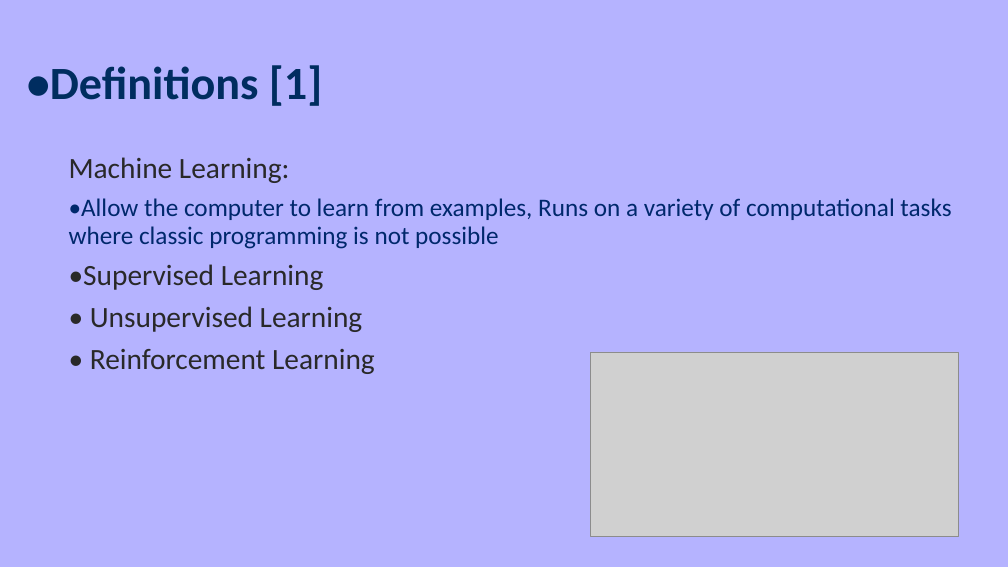
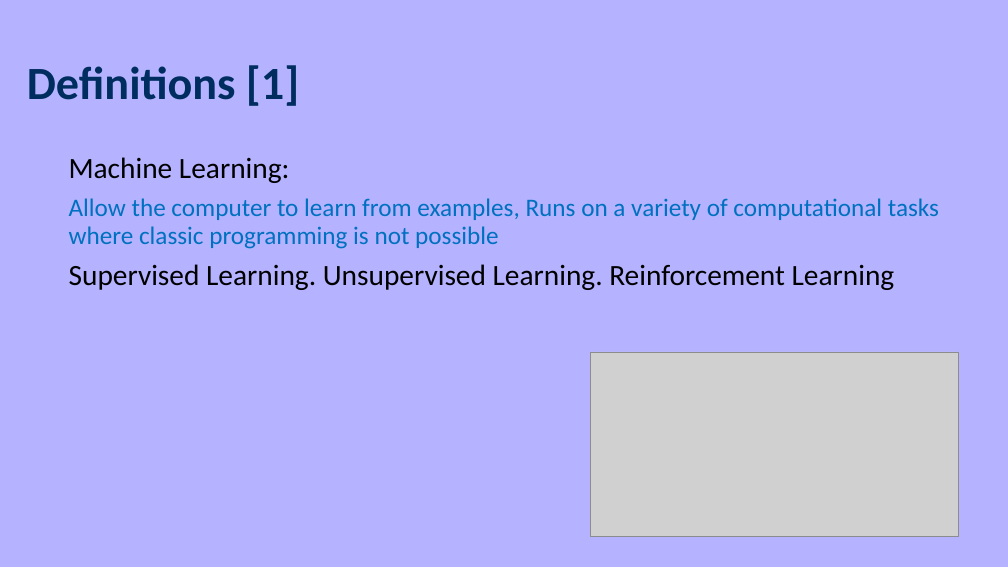
Before and after one commit to moran-abitbul/PreFix, a slide deck: slide 3 of server/uploads/updated-check.pptx. Drawn at 1008x567 pixels with LibreOffice and Linux fonts; fonts in the diff are those of the drawing; grey boxes stand for pictures. Boxes give left, top, right and bottom in pixels: in the first picture for what was removed or moved away, otherwise in the second. Text is boxed around its words. In the diff, an @@ line names an element or a change of style, - is before the commit and + after.

```diff
--- a/server/uploads/updated-check.pptx
+++ b/server/uploads/updated-check.pptx
@@ title at (x1=27, y1=65, x2=299, y2=106): text changed @@
-•Definitions [1]
+Definitions [1]
@@ text at (x1=69, y1=157, x2=290, y2=183): text colour #292929 to #000000 in "Machine Learning:" @@
@@ text at (x1=69, y1=198, x2=939, y2=290): text changed; text colour #00286C to #0070C0 @@
-•Allow the computer to learn from examples, Runs on a variety of computational tasks where classic programming is not possible
-•Supervised Learning
-• Unsupervised Learning
-• Reinforcement Learning
+Allow the computer to learn from examples, Runs on a variety of computational tasks where classic programming is not possible
+Supervised Learning. Unsupervised Learning. Reinforcement Learning
```
Also in this commit, not shown: 1 slide removed, 1 other file.
